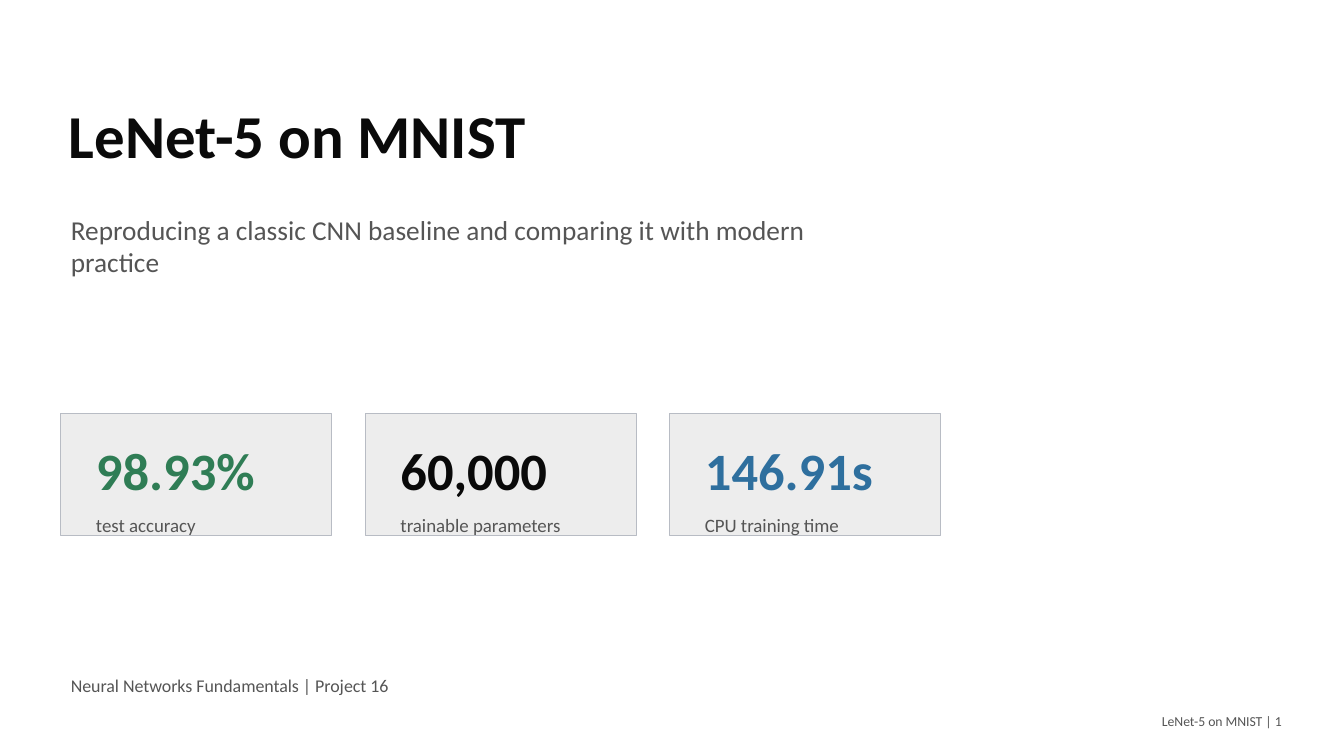
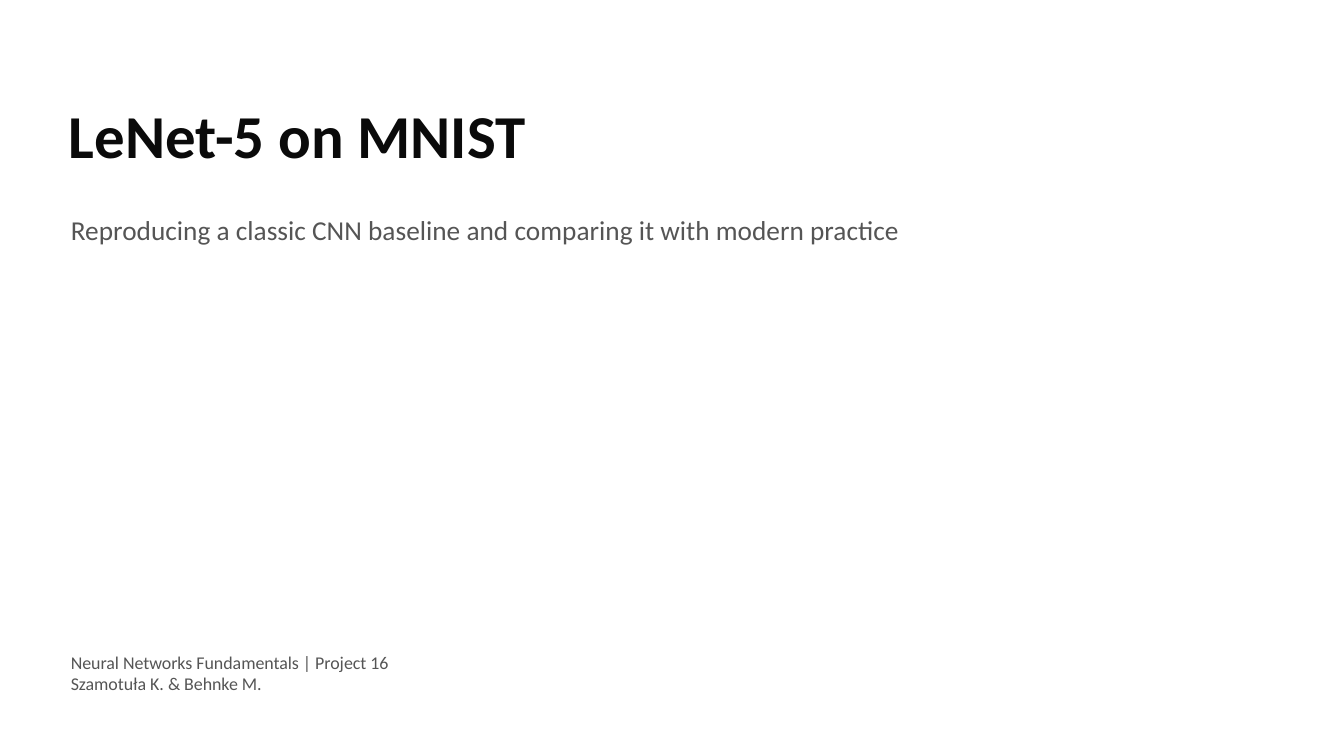
Before and after one commit to macbehnke/NN_funds_project, a slide deck: slide 1 of slides/LeNet5_MNIST_Final_Presentation.pptx. Drawn at 1344x756 pixels with LibreOffice and Linux fonts; fonts in the diff are those of the drawing. Boxes give left, top, right and bottom in pixels: in the first picture for what was removed or moved away, otherwise in the second. Text is boxed around its words. In the diff, an @@ line names an element or a change of style, - is before the commit and + after.

```diff
--- a/slides/LeNet5_MNIST_Final_Presentation.pptx
+++ b/slides/LeNet5_MNIST_Final_Presentation.pptx
@@ text "Reproducing a classic CNN baseline ..." rewrapped from [71,221,804,277] to [71,221,898,245] @@
@@ rectangle removed at [60,413,332,535] @@
@@ rectangle removed at [365,413,636,535] @@
@@ rectangle removed at [670,413,942,535] @@
@@ text removed at [96,453,255,491] @@
-98.93%
@@ text removed at [400,454,546,497] @@
-60,000
@@ text removed at [705,454,873,491] @@
-146.91s
@@ text removed at [96,520,196,536] @@
-test accuracy
@@ text removed at [400,519,560,536] @@
-trainable parameters
@@ text removed at [705,519,839,536] @@
-CPU training time
@@ text "Neural Networks Fundamentals | Project ...": place and size @@
-text "Neural Networks Fundamentals | Project ..." at [71,679,388,695]
+text "Neural Networks Fundamentals | Project ..." at [71,656,388,690]
@@ text at [71,677,262,690]: paragraph added @@
+Szamotuła K. & Behnke M.
@@ text removed at [1162,717,1282,726] @@
-LeNet-5 on MNIST | 1
```
Also in this commit, not shown: 10 other slides changed, 3 slides removed, 2 other files.
